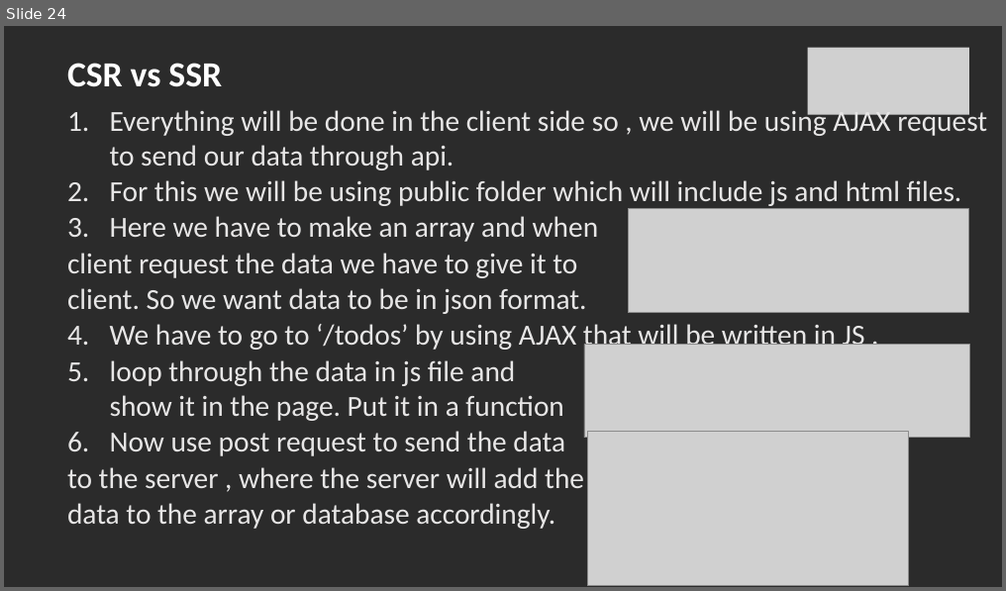
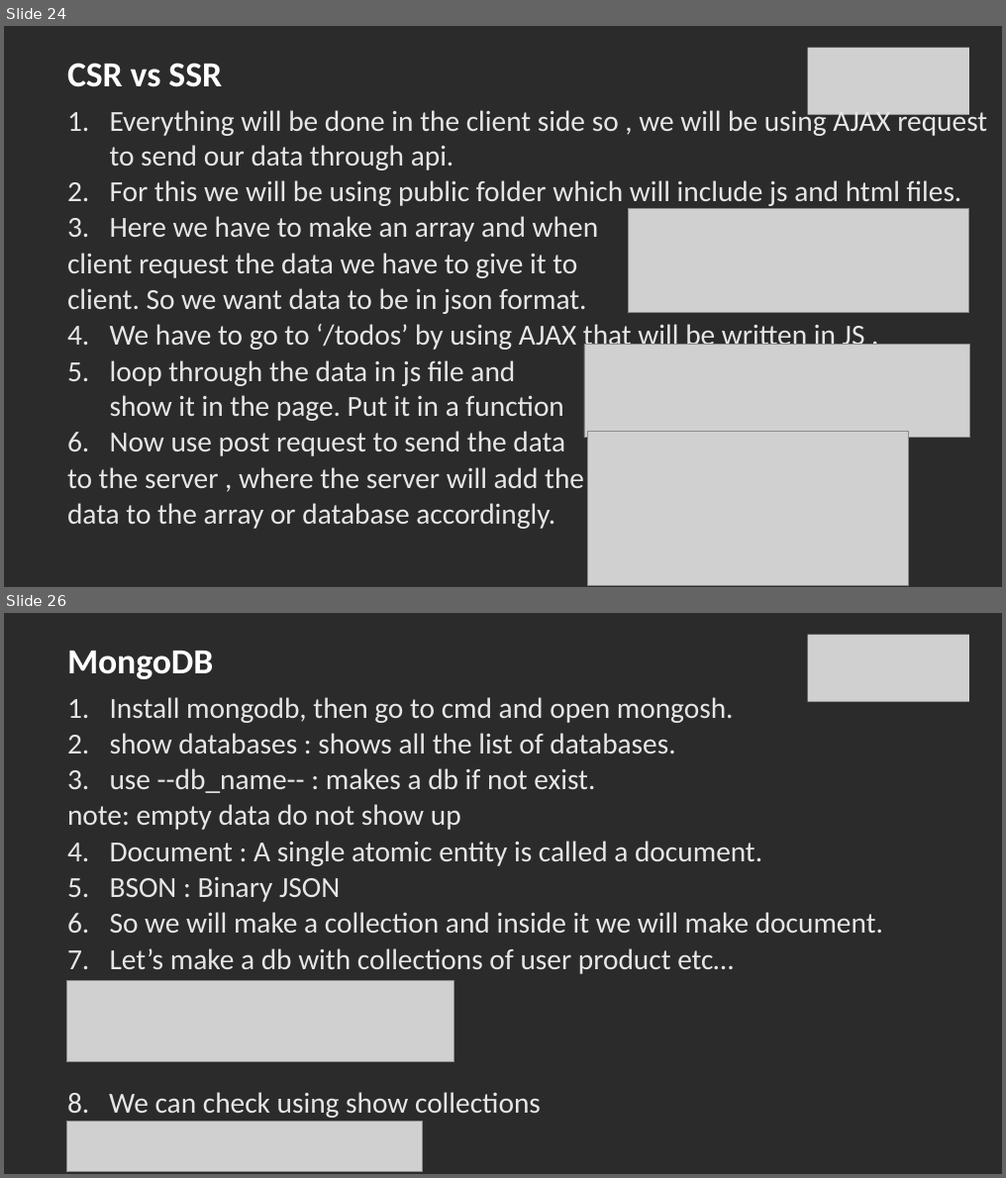
Before and after one commit to SachinBarpanda/glaBackend, a slide deck: NodeJS.pptx. Shown one above the other, each under a label of ours: slide 24 before the commit, slides 24 and 26 after it; the slides between them are not shown. The pictures are 1006x591 and 1006x1178 pixels, drawn with LibreOffice and Linux fonts; fonts in the diff are those of the drawing; grey boxes stand for pictures; background and template pictures are left out; a plain dark background stands for a picture behind light text. Boxes give left, top, right and bottom in pixels: in the first picture for what was removed or moved away, otherwise in the second. Text is boxed around its words. In the diff, an @@ line names an element or a change of style, - is before the commit and + after.

```diff
--- a/NodeJS.pptx
+++ b/NodeJS.pptx
@@ slide 26 added at [4,613,1002,1174], background picture (left out) @@
@@ picture added at [807,635,969,702] @@
@@ title added at [67,651,213,679], 34 pt, text #FFFFFF, bold @@
+MongoDB
@@ text added at [67,697,883,1118], 28 pt, text #E7E6E6 @@
+1. Install mongodb, then go to cmd and open mongosh.
+2. show databases : shows all the list of databases.
+3. use --db_name-- : makes a db if not exist.
+note: empty data do not show up
+4. Document : A single atomic entity is called a document.
+5. BSON : Binary JSON
+6. So we will make a collection and inside it we will make document.
+7. Let’s make a db with collections of user product etc…
+8. We can check using show collections
@@ picture added at [66,981,453,1062] @@
@@ picture added at [66,1121,422,1172] @@
```
Also in this commit, not shown: 5 other slides added, 24 other files.
